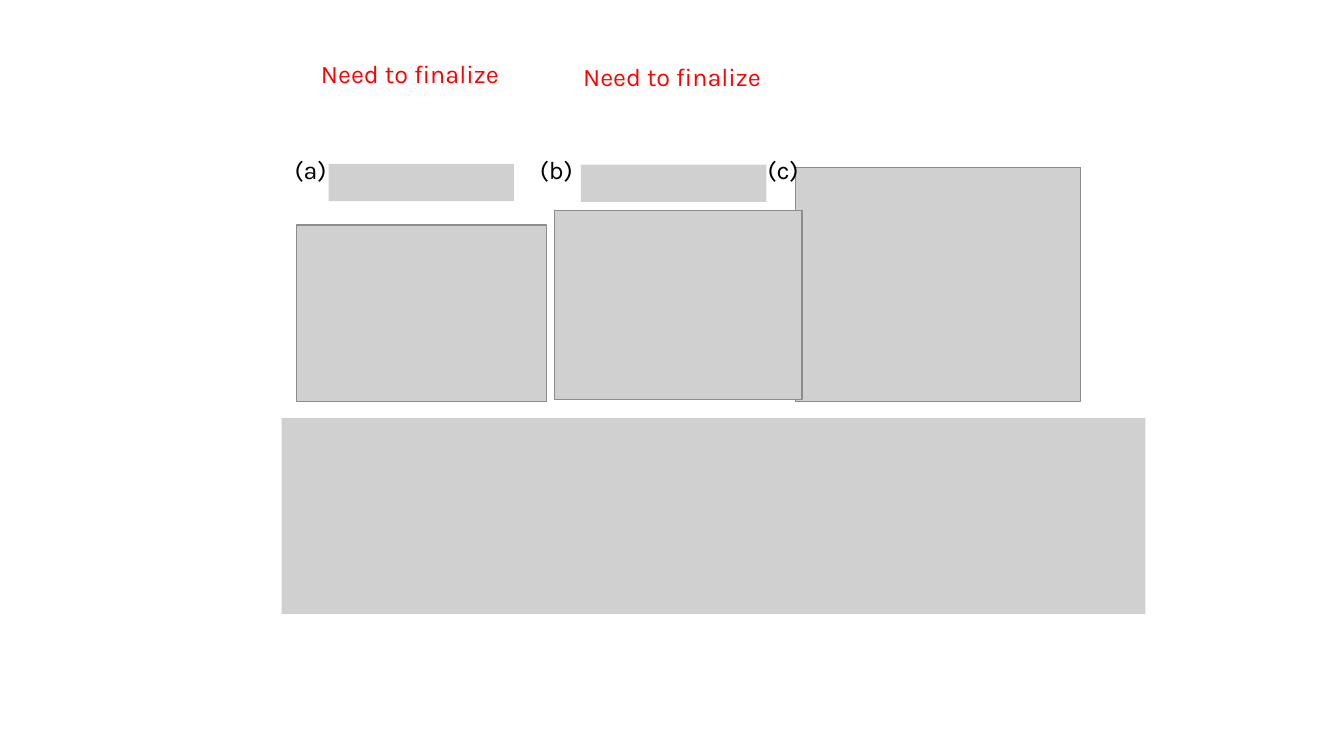
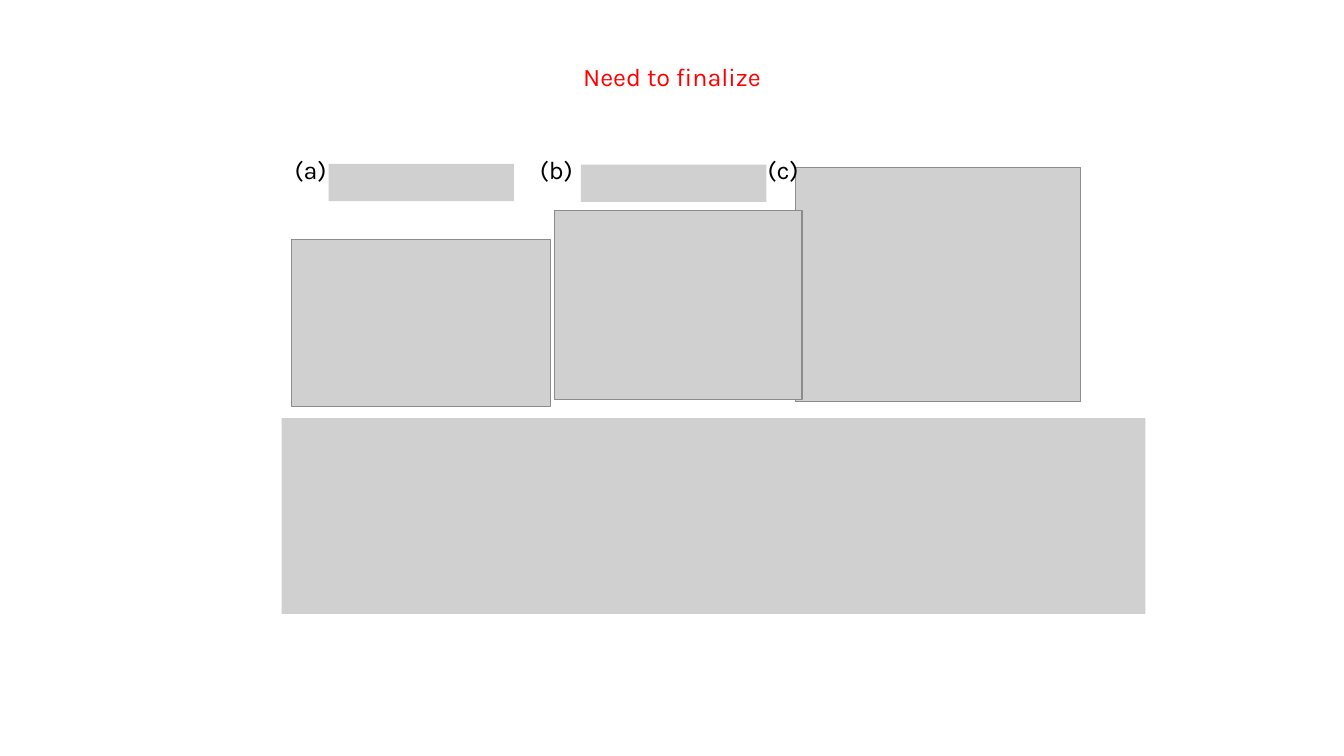
Before and after one commit to tyokokur/presentations, a slide deck: slide 2 of SYSG3_paper.pptx. Drawn at 1344x756 pixels with LibreOffice and Linux fonts; fonts in the diff are those of the drawing; grey boxes stand for pictures. Boxes give left, top, right and bottom in pixels: in the first picture for what was removed or moved away, otherwise in the second. Text is boxed around its words. In the diff, an @@ line names an element or a change of style, - is before the commit and + after.

```diff
--- a/SYSG3_paper.pptx
+++ b/SYSG3_paper.pptx
@@ text removed at box(321, 65, 499, 84) @@
-Need to finalize
@@ picture: place and size @@
-picture at box(297, 225, 547, 401)
+picture at box(292, 239, 551, 406)
```
Also in this commit, not shown: 4 other slides changed.
